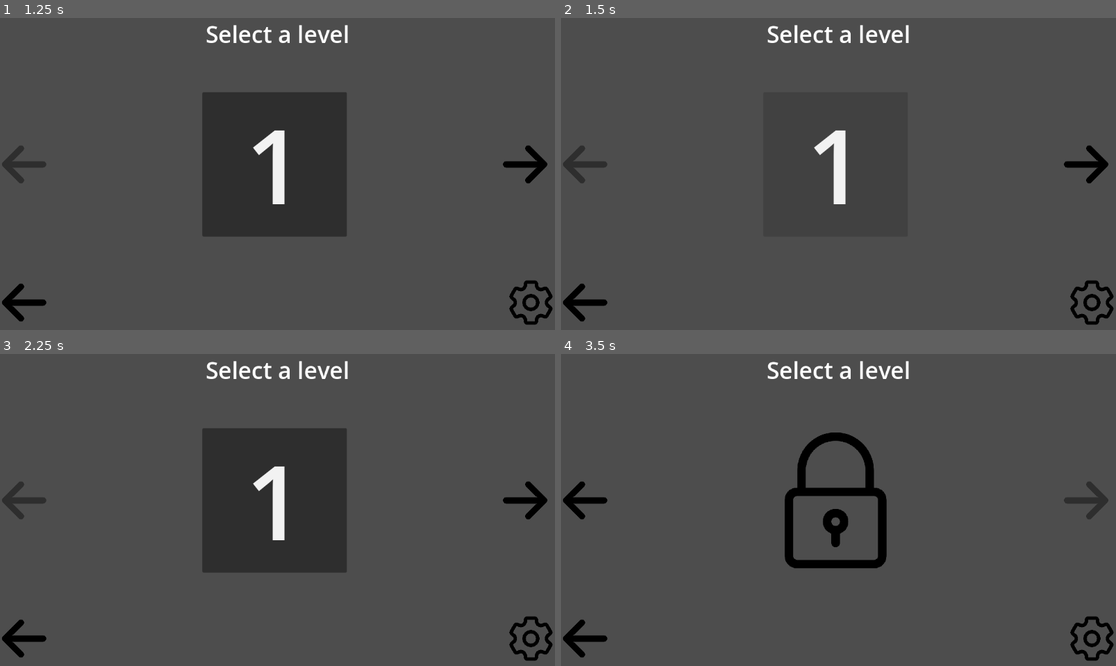
Above: before the commit, frames 1-4 (two rows, left to right).
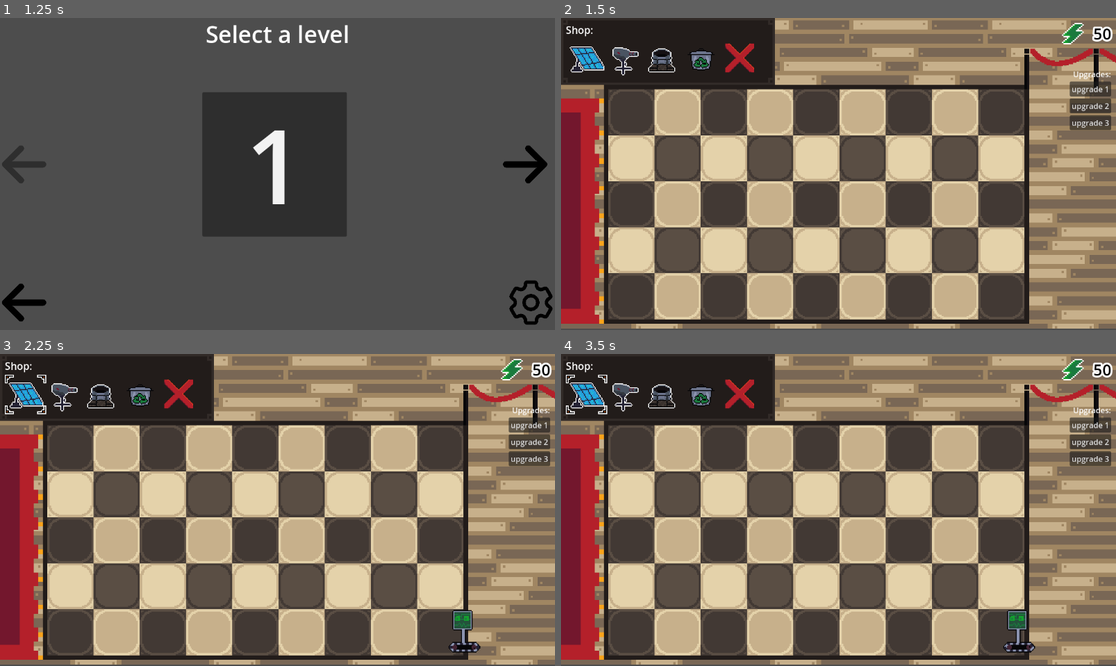
Above: after the commit, the same moments.

Repository: AuraDvin/MvR
Game: Godot game, scene res://levels/menus/main_menu/main_menu.tscn
The game is run twice, just before and just after one commit, with the same random seed, the same clock (stepped at 60 frames per second) and the same inputs.
Inputs (mouse positions are in pixels of both pictures, inside the frame that each line leads up to):
- Up to frame 1 (1.25 s): click (277, 183) at 0.5 s
- Up to frame 2 (1.5 s): click "1" at 1.25 s
- Up to frame 3 (2.25 s): click (27, 394) at 2.02 s
- Up to frame 4 (3.5 s): click (1088, 500) at 2.77 s

Frame 1 is identical in both runs. In frame 2, 86% of the frame differs, in the area x 0-100%, y 0-100%; in frame 3, 87%; in frame 4, 88%.

Commit message:
level selection opens level

Diff:
--- a/levels/menus/level_select/level_selection_item.gd
+++ b/levels/menus/level_select/level_selection_item.gd
@@ -3,4 +3,6 @@
 extends Button
 
 func _on_pressed() -> void:
-	print("Level selected: ", text)
+	LevelDataManager.current_level_name = "res://assets/levelData/level" + text + ".json"
+	print("Level selected: ", LevelDataManager.current_level_name)
+	SceneSwitcher.switchScene("res://levels/basic_level/basic_level.tscn")
--- a/misc/level_data_manager.gd
+++ b/misc/level_data_manager.gd
@@ -15,6 +15,7 @@
 # Holds the data of level being currently played
 # This gets cleared on level exit
 var current_level_data: LevelData = null
+var current_level_name: String
 
 func remove_existant_data() -> void:
 	current_level_data = null
